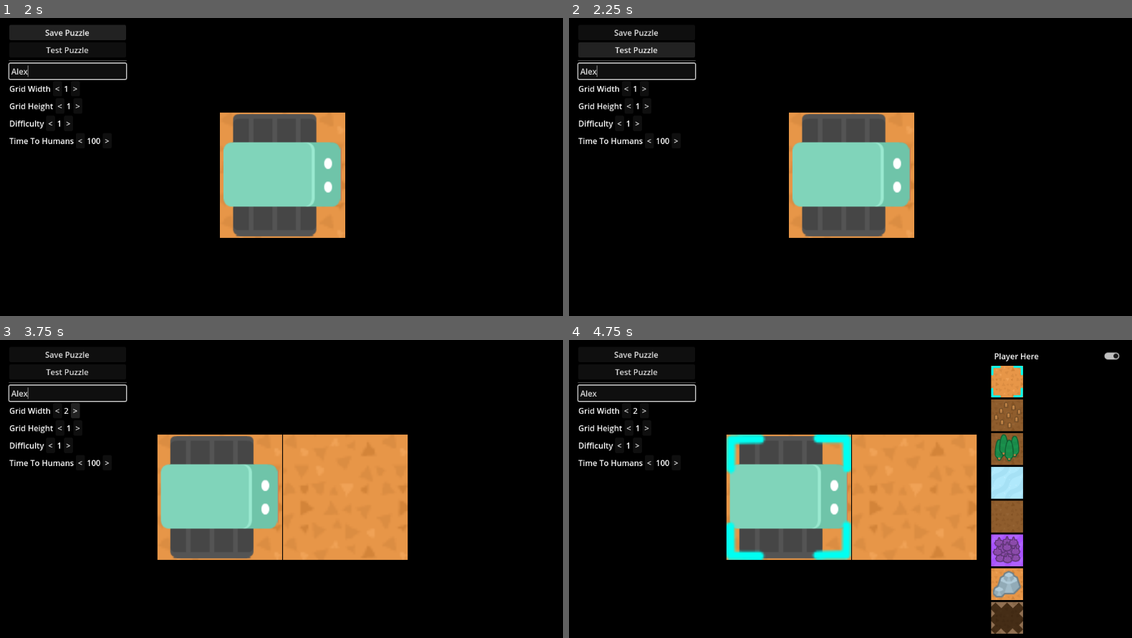
Above: before the commit, frames 1-4 (two rows, left to right).
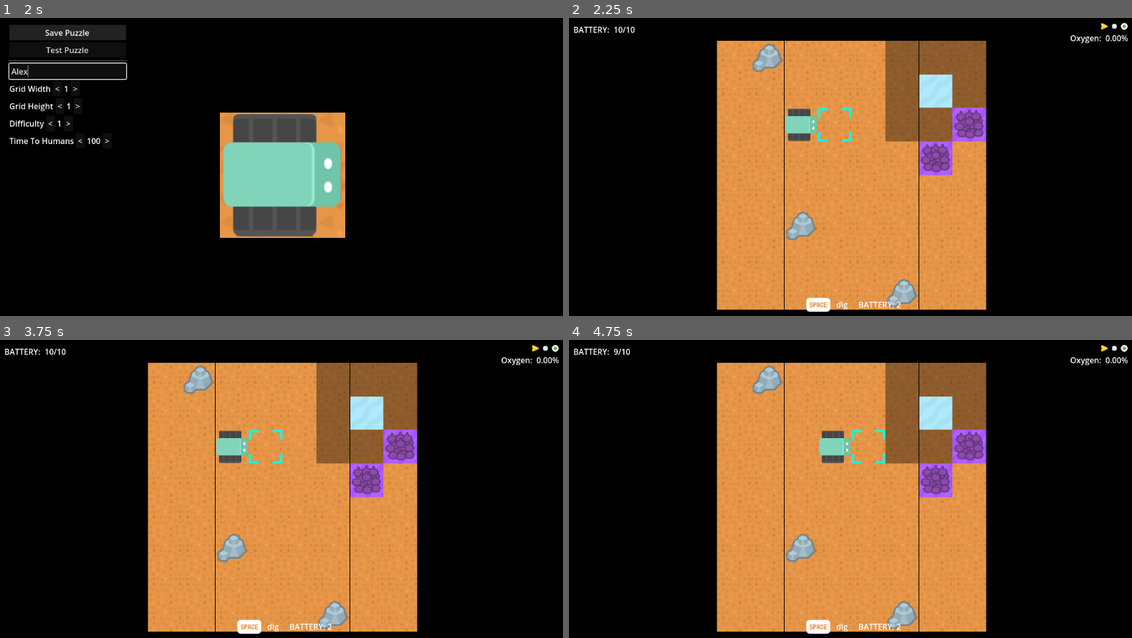
Above: after the commit, the same moments.

Repository: bardunbar/galway-game-jam-23
Game: Godot game, scene res://screens/puzzle_editor/puzzle_editor.tscn
Same seed, same stepped clock (60 frames per second), same inputs: the game is played once before the commit and once after it. This scene is started directly instead of the project's main scene.
Inputs (mouse positions are in pixels of both pictures, inside the frame that each line leads up to):
- Up to frame 1 (2 s): click (67, 71) at 0.52 s; type "Alex" at 0.6 s; click "Save Puzzle" at 1.25 s
- Up to frame 2 (2.25 s): click "Test Puzzle" at 2 s
- Up to frame 3 (3.75 s): click (56, 411) at 2.75 s, where only the run before the commit has a clickable "<"; click (73, 411) at 3.5 s, where only the run before the commit has a clickable ">"
- Up to frame 4 (4.75 s): tap Enter at 4.25 s; move the mouse to (788, 497) at 4.27 s; hold Right (move_right) from 4.28 s (still down); tap Space (Action_1) at 4.35 s; click (788, 497) at 4.42 s

Frame 1 is identical in both runs. In frame 2, 44% of the frame differs, in the area x 0-100%, y 1-99%; in frame 3, 36%; in frame 4, 42%.

Commit message:
adding initial test functionality

Diff:
--- a/project/resources/scripts/level_definition_script.gd
+++ b/project/resources/scripts/level_definition_script.gd
@@ -6,3 +6,5 @@
 @export var grid_height : int = 10
 @export var start_location : Vector2i = Vector2i(0, 0);
 @export var grid_data : Array[TileGlobals.TILE_TYPE] = []
+@export var difficulty: int = 1
+@export var time_until_humans: int = 100
--- a/project/screens/game/globals/tile_globals.gd
+++ b/project/screens/game/globals/tile_globals.gd
@@ -1,4 +1,7 @@
 extends Node
+
+var cur_testing_level = null
+var test_passed = false
 
 enum TILE_TYPE {
 	GROUND,
--- a/project/screens/puzzle_editor/puzzle_editor.gd
+++ b/project/screens/puzzle_editor/puzzle_editor.gd
@@ -2,6 +2,7 @@
 extends Node2D
 
 @export var play_menu: PackedScene
+@export var game_scene: PackedScene
 @export var tile_button_class: PackedScene
 @onready var grid:Grid = $Grid
 @onready var interface_layer: CanvasLayer = %InterfaceLayer
@@ -20,12 +21,21 @@
 var player_start_loc: Vector2 = Vector2(0, 0)
 var cur_tile_button: TileButton
 
+func _generate_level() -> LevelDefinition:
+	var level: LevelDefinition = grid.export_to_resource()
+	level.start_location = Vector2i(player_start_loc.x, player_start_loc.y)
+	level.name = planet_name
+	level.difficulty = difficulty
+	level.time_until_humans = time_until_humans
+	return level
+
 func _on_test_button_pressed() -> void:
-	pass # Replace with function body.
+	TileGlobals.cur_testing_level = _generate_level()
+	TileGlobals.test_passed = false
+	get_tree().change_scene_to_packed(game_scene)
 
 func _on_save_button_pressed() -> void:
-	var resource = grid.export_to_resource()
-	resource.name = planet_name
+	var resource = _generate_level()
 	var path : String = "res://resources/levels/%s.tres" % planet_name
 	var error := ResourceSaver.save(resource, path)
 	if error:
--- a/project/screens/puzzle_editor/puzzle_editor.tscn
+++ b/project/screens/puzzle_editor/puzzle_editor.tscn
@@ -1,9 +1,10 @@
-[gd_scene load_steps=8 format=3 uid="uid://cuxgy6siierjg"]
+[gd_scene load_steps=9 format=3 uid="uid://cuxgy6siierjg"]
 
 [ext_resource type="Script" uid="uid://1dxdas2un18v" path="res://screens/puzzle_editor/puzzle_editor.gd" id="1_pbx64"]
 [ext_resource type="PackedScene" uid="uid://c4oy6yui5ffhj" path="res://screens/play_menu/play_menu_scene.tscn" id="2_a1cpp"]
 [ext_resource type="PackedScene" uid="uid://dokrrfb2rfisg" path="res://screens/game/grid/grid.tscn" id="2_ajwto"]
 [ext_resource type="PackedScene" uid="uid://c43y5ruhaatip" path="res://screens/puzzle_editor/Widgets/Rotator.tscn" id="2_iyvlx"]
+[ext_resource type="PackedScene" uid="uid://cfnef885bvt5u" path="res://screens/game/game_scene.tscn" id="3_06gtn"]
 [ext_resource type="Script" uid="uid://cu84ydqg74gso" path="res://screens/game/camera_2d.gd" id="3_ajwto"]
 [ext_resource type="PackedScene" uid="uid://dbcqfyn708l1y" path="res://screens/puzzle_editor/Widgets/TileButton.tscn" id="3_rt0ye"]
 [ext_resource type="Texture2D" uid="uid://dxu06wcr35n26" path="res://assets/textures/spritesheet_robotsTop.png" id="5_raffu"]
@@ -11,6 +12,7 @@
 [node name="PuzzleEditor" type="Node2D"]
 script = ExtResource("1_pbx64")
 play_menu = ExtResource("2_a1cpp")
+game_scene = ExtResource("3_06gtn")
 tile_button_class = ExtResource("3_rt0ye")
 
 [node name="InterfaceLayer" type="CanvasLayer" parent="."]
